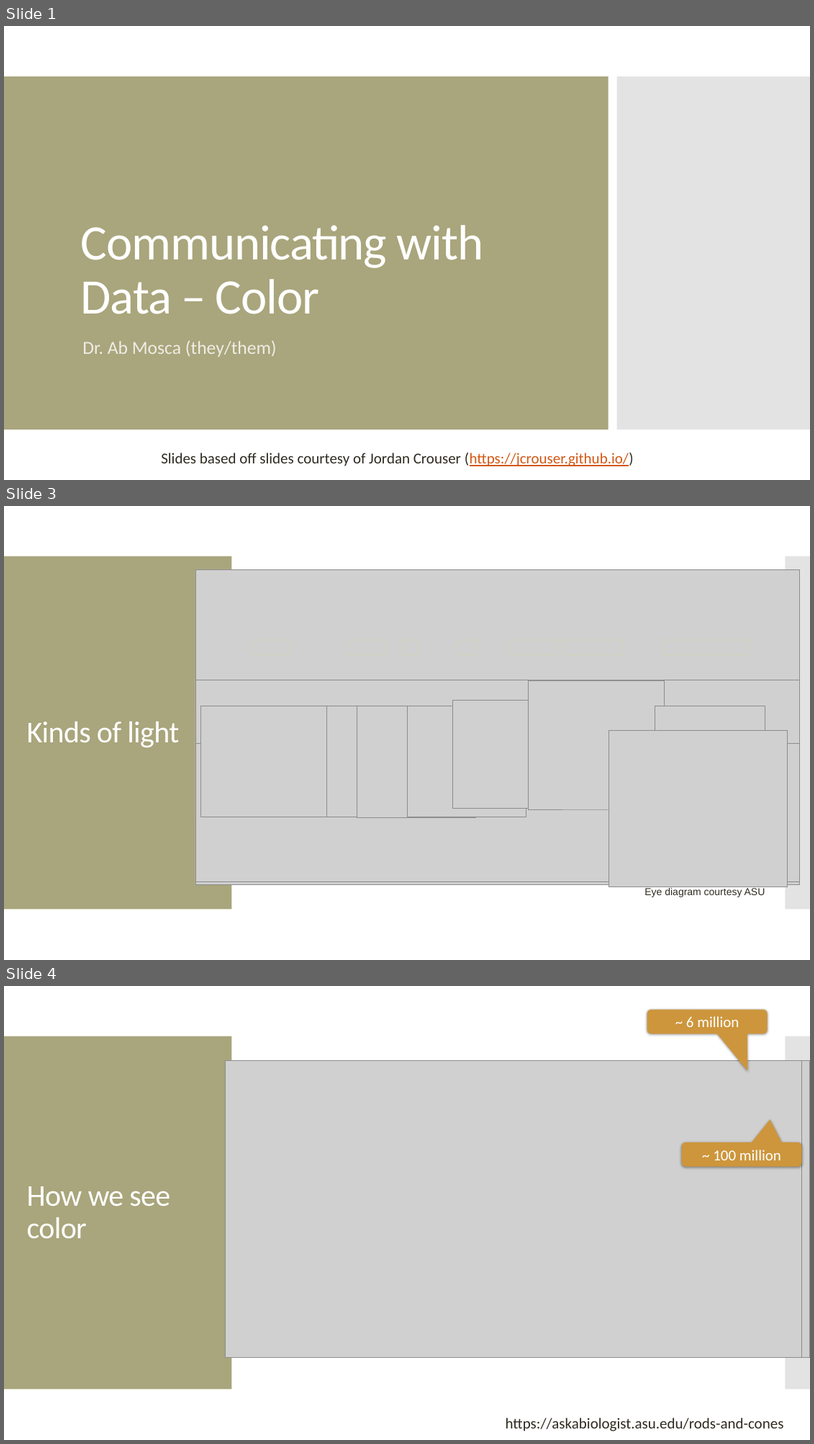
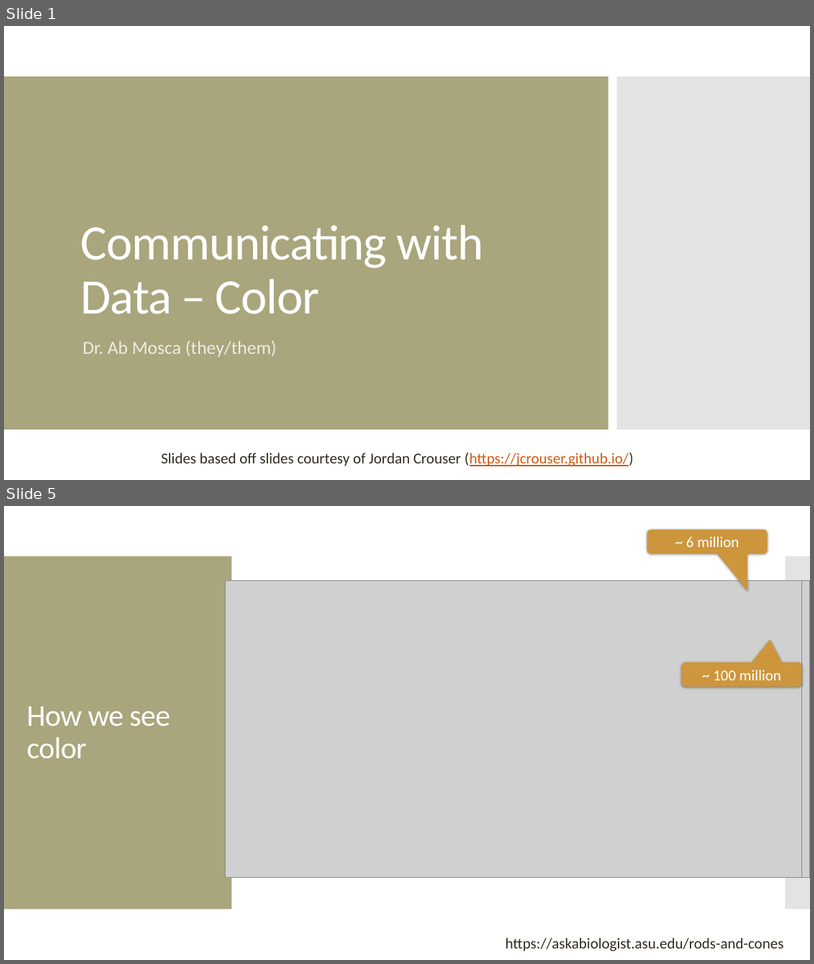
Before and after one commit to amosca01/SDS-CSC109, a slide deck: slides/05-color.pptx. Shown one above the other, each under a label of ours: slides 1, 3 and 4 before the commit, slides 1 and 5 after it; the slides between them are not shown. The pictures are 814x1444 and 814x964 pixels, drawn with LibreOffice and Linux fonts; fonts in the diff are those of the drawing; grey boxes stand for pictures. Boxes give left, top, right and bottom in pixels: in the first picture for what was removed or moved away, otherwise in the second. Text is boxed around its words. In the diff, an @@ line names an element or a change of style, - is before the commit and + after.

```diff
--- a/slides/05-color.pptx
+++ b/slides/05-color.pptx
@@ slide 3 removed at (x1=4, y1=506, x2=810, y2=960), background #FFFFFF; not listed: 2 template elements that a slide beside it also shows @@
@@ picture removed at (x1=196, y1=569, x2=801, y2=885) @@
@@ rounded rectangle removed at (x1=251, y1=640, x2=291, y2=655) @@
@@ rounded rectangle removed at (x1=347, y1=640, x2=388, y2=655) @@
@@ rounded rectangle removed at (x1=402, y1=640, x2=417, y2=655) @@
@@ rounded rectangle removed at (x1=458, y1=640, x2=478, y2=655) @@
@@ rounded rectangle removed at (x1=508, y1=640, x2=558, y2=655) @@
@@ rounded rectangle removed at (x1=563, y1=640, x2=624, y2=655) @@
@@ rounded rectangle removed at (x1=665, y1=640, x2=751, y2=655) @@
@@ picture removed at (x1=196, y1=680, x2=801, y2=744) @@
@@ picture removed at (x1=528, y1=680, x2=665, y2=809) @@
@@ text removed at (x1=27, y1=721, x2=179, y2=747) @@
-Kinds of light
@@ picture removed at (x1=201, y1=705, x2=337, y2=816) @@
@@ picture removed at (x1=327, y1=705, x2=407, y2=817) @@
@@ picture removed at (x1=357, y1=706, x2=476, y2=818) @@
@@ picture removed at (x1=407, y1=705, x2=527, y2=817) @@
@@ picture removed at (x1=453, y1=700, x2=609, y2=808) @@
@@ picture removed at (x1=655, y1=705, x2=765, y2=817) @@
@@ picture removed at (x1=196, y1=743, x2=801, y2=882) @@
@@ picture removed at (x1=609, y1=731, x2=788, y2=886) @@
@@ text removed at (x1=645, y1=886, x2=766, y2=897) @@
-Eye diagram courtesy ASU
@@ what was slide 4 is now slide 5 @@
```
Also in this commit, not shown: 2 slides changed, 3 slides added, 1 other file.
